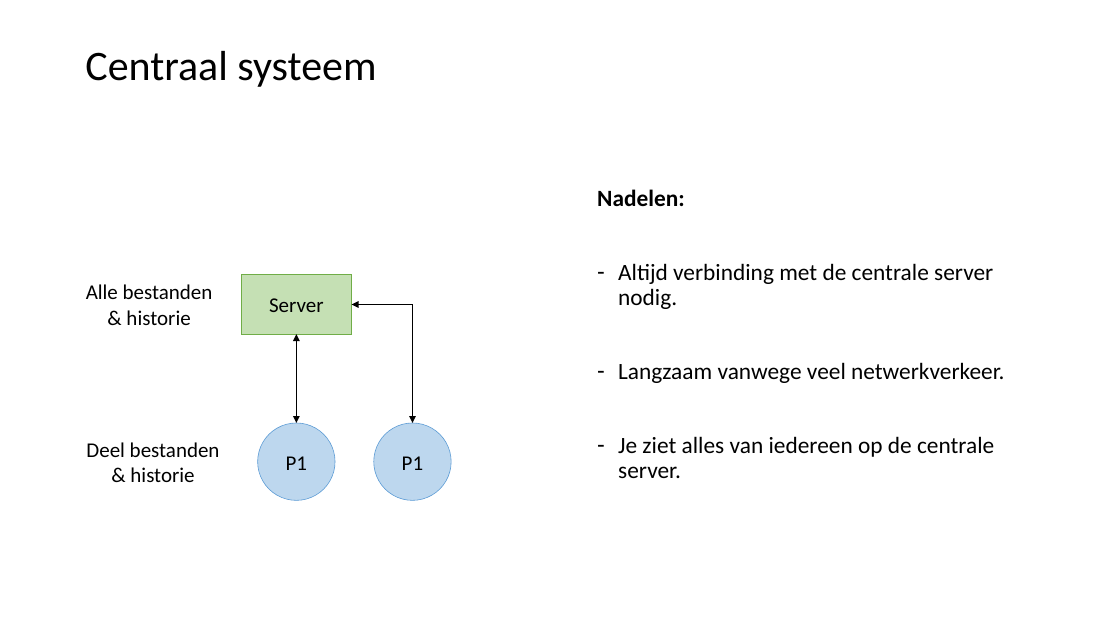
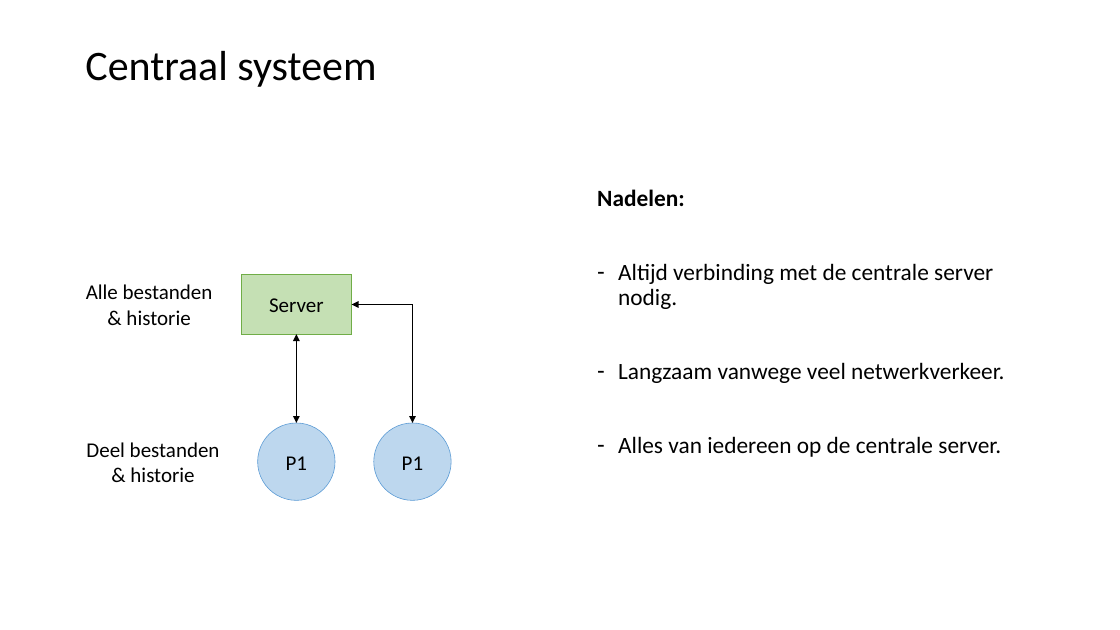
Before and after one commit to LFKoning/git-cursus, a slide deck: slide 4 of 2_collaboration/git_collaboration.pptx. Drawn at 1120x630 pixels with LibreOffice and Linux fonts; fonts in the diff are those of the drawing. Boxes give left, top, right and bottom in pixels: in the first picture for what was removed or moved away, otherwise in the second. Text is boxed around its words. In the diff, an @@ line names an element or a change of style, - is before the commit and + after.

```diff
--- a/2_collaboration/git_collaboration.pptx
+++ b/2_collaboration/git_collaboration.pptx
@@ text at [618,436,1001,457]: text changed @@
-– Je ziet alles van iedereen op de centrale server.
+– Alles van iedereen op de centrale server.
```
Also in this commit, not shown: 17 other slides changed.
